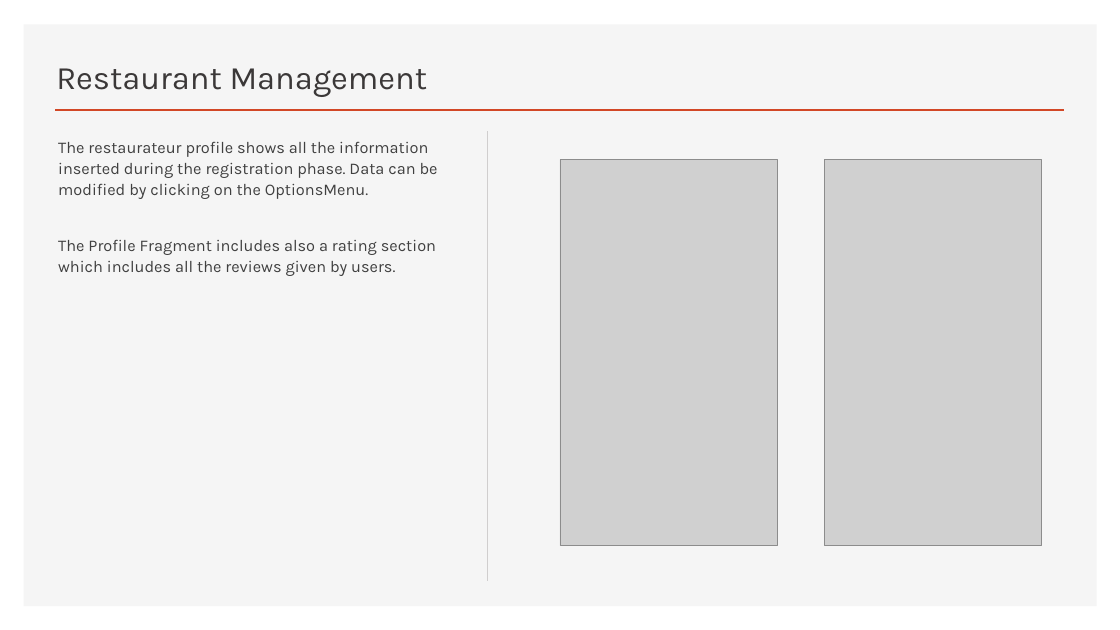
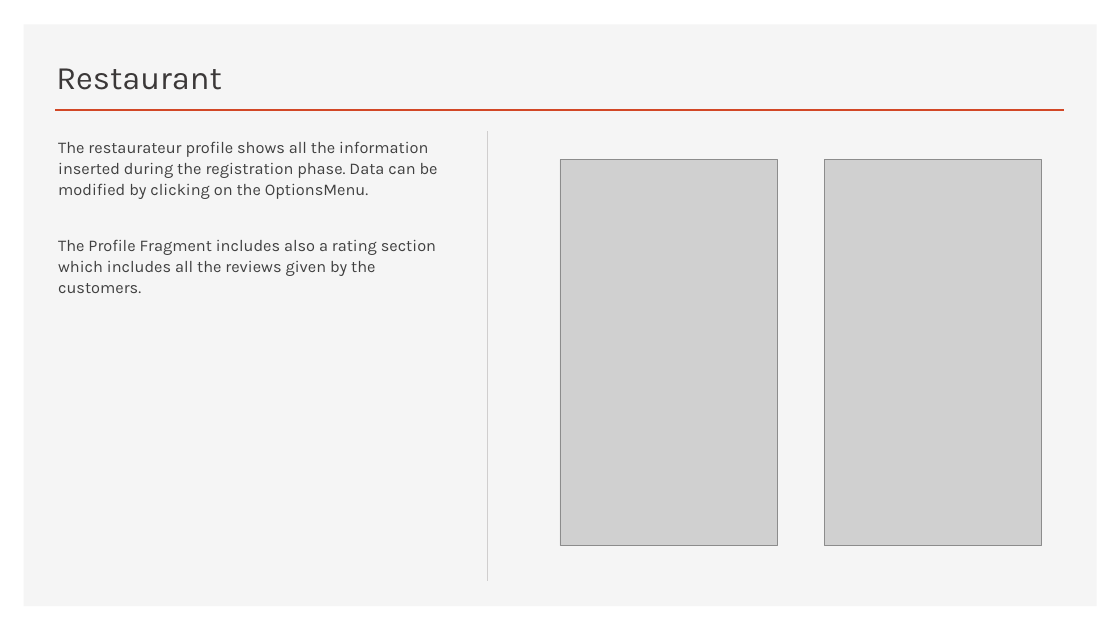
Before and after one commit to androidmaycry/APPetit, a slide deck: slide 6 of APPetit Presentation.pptx. Drawn at 1120x630 pixels with LibreOffice and Linux fonts; fonts in the diff are those of the drawing; grey boxes stand for pictures. Boxes give left, top, right and bottom in pixels: in the first picture for what was removed or moved away, otherwise in the second. Text is boxed around its words. In the diff, an @@ line names an element or a change of style, - is before the commit and + after.

Commit message:
presentation review

```diff
--- a/APPetit Presentation.pptx
+++ b/APPetit Presentation.pptx
@@ title at (x1=56, y1=68, x2=222, y2=90): text changed @@
-Restaurant Management
+Restaurant
@@ text at (x1=58, y1=239, x2=436, y2=293): text changed @@
-The Profile Fragment includes also a rating section which includes all the reviews given by users.
+The Profile Fragment includes also a rating section which includes all the reviews given by the customers.
```
Also in this commit, not shown: 8 other slides changed.
